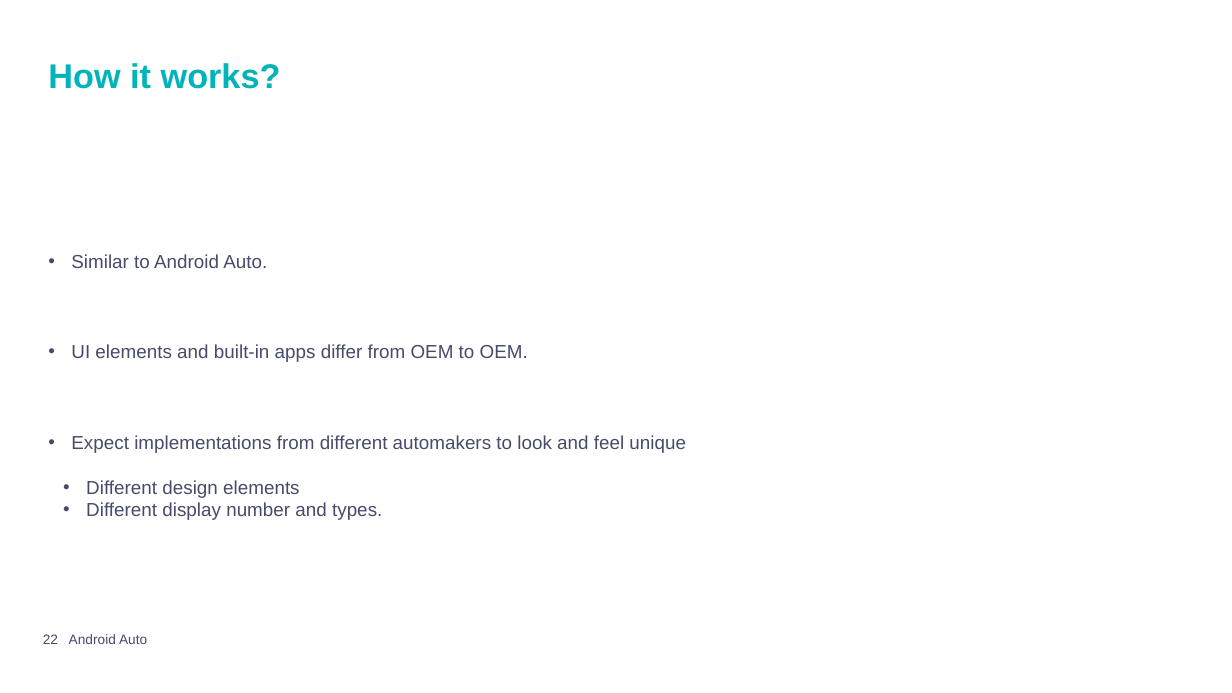
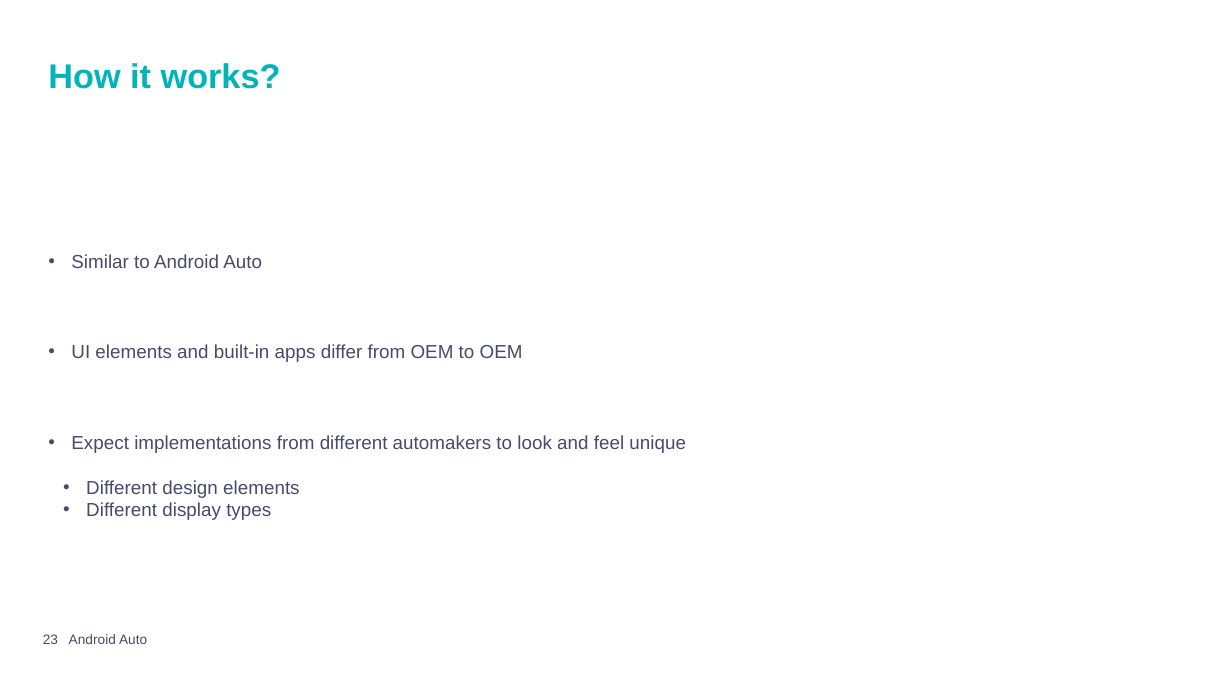
Before and after one commit to mpiresgro/AndroidAutoInfo, a slide deck: slide 23 of PowerPoint Final/Presentation_Joao_Mauro.pptx (slide 22 before the commit). Drawn at 1232x693 pixels with LibreOffice and Linux fonts; fonts in the diff are those of the drawing; background and template pictures are left out. Boxes give left, top, right and bottom in pixels: in the first picture for what was removed or moved away, otherwise in the second. Text is boxed around its words. In the diff, an @@ line names an element or a change of style, - is before the commit and + after.

```diff
--- a/PowerPoint Final/Presentation_Joao_Mauro.pptx
+++ b/PowerPoint Final/Presentation_Joao_Mauro.pptx
@@ text at box(71, 254, 523, 362): text changed @@
-• Similar to Android Auto.
-• UI elements and built-in apps differ from OEM to OEM.
+• Similar to Android Auto
+• UI elements and built-in apps differ from OEM to OEM
@@ text at box(86, 502, 271, 520): text changed @@
-  • Different display number and types.
+  • Different display types
@@ page number at box(43, 634, 58, 644): text changed @@
-22
+23
```
Also in this commit, not shown: 11 other slides changed, 1 slide added.
